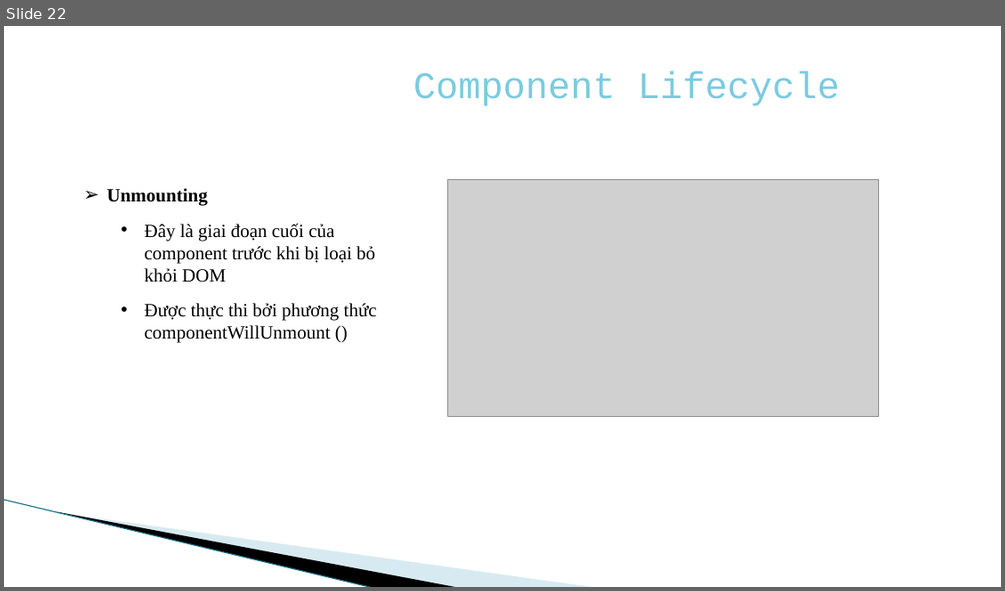
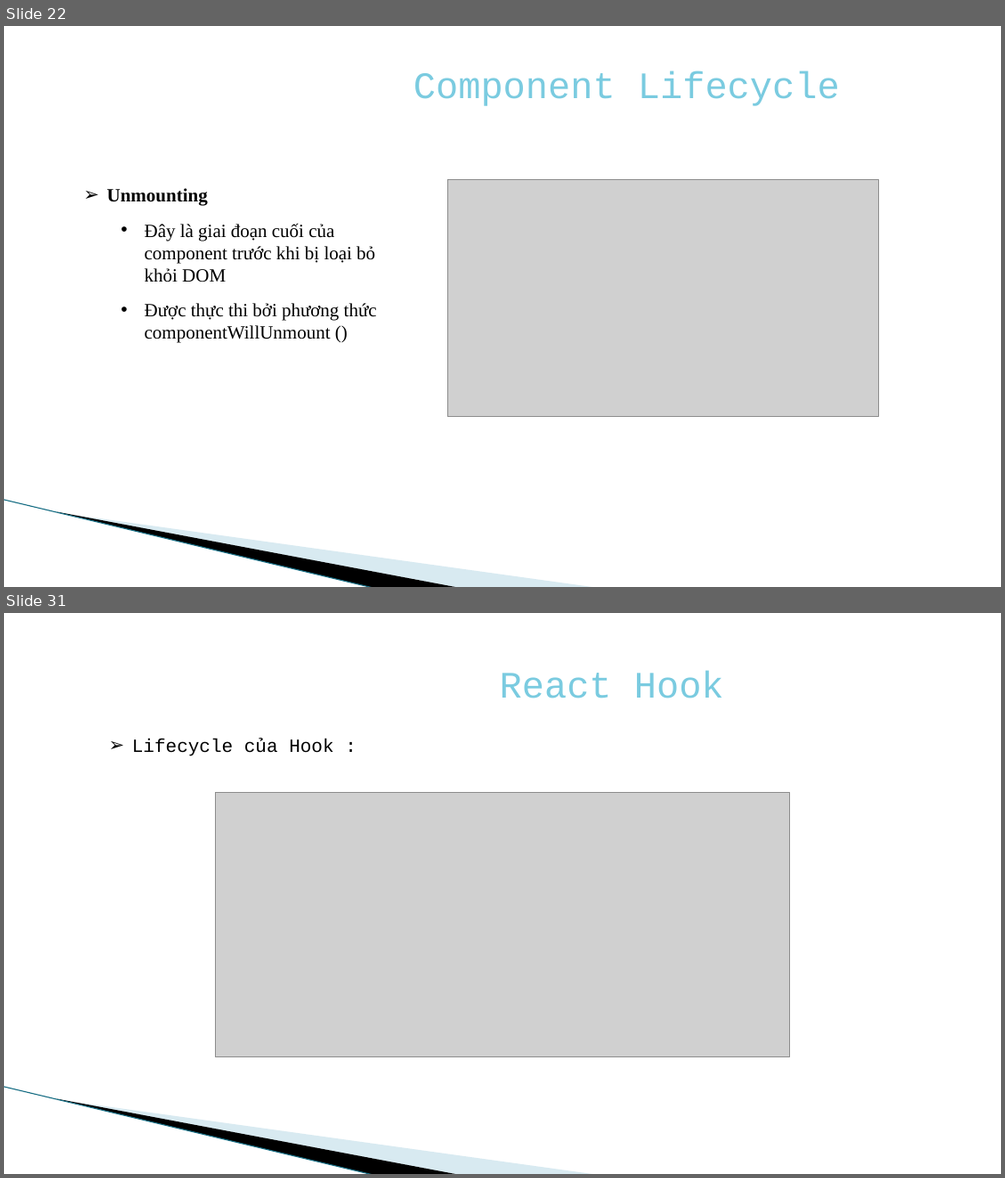
Before and after one commit to dungtranviet/demo, a slide deck: reactjs.pptx. Shown one above the other, each under a label of ours: slide 22 before the commit, slides 22 and 31 after it; the slides between them are not shown. The pictures are 1005x591 and 1005x1178 pixels, drawn with LibreOffice and Linux fonts; fonts in the diff are those of the drawing; grey boxes stand for pictures; background and template pictures are left out. Boxes give left, top, right and bottom in pixels: in the first picture for what was removed or moved away, otherwise in the second. Text is boxed around its words. In the diff, an @@ line names an element or a change of style, - is before the commit and + after.

```diff
--- a/reactjs.pptx
+++ b/reactjs.pptx
@@ slide 31 added at (4, 613, 1001, 1174), background #FFFFFF; not listed: 3 template elements that a slide beside it also shows @@
@@ text added at (500, 671, 724, 698), 36 pt, text #7ACBE0 @@
+React Hook
@@ text added at (132, 738, 333, 756), 18 pt, text #000000 @@
+➢ Lifecycle của Hook :
@@ picture added at (216, 793, 789, 1056) @@
```
Also in this commit, not shown: 9 other slides added, 6 other files.
